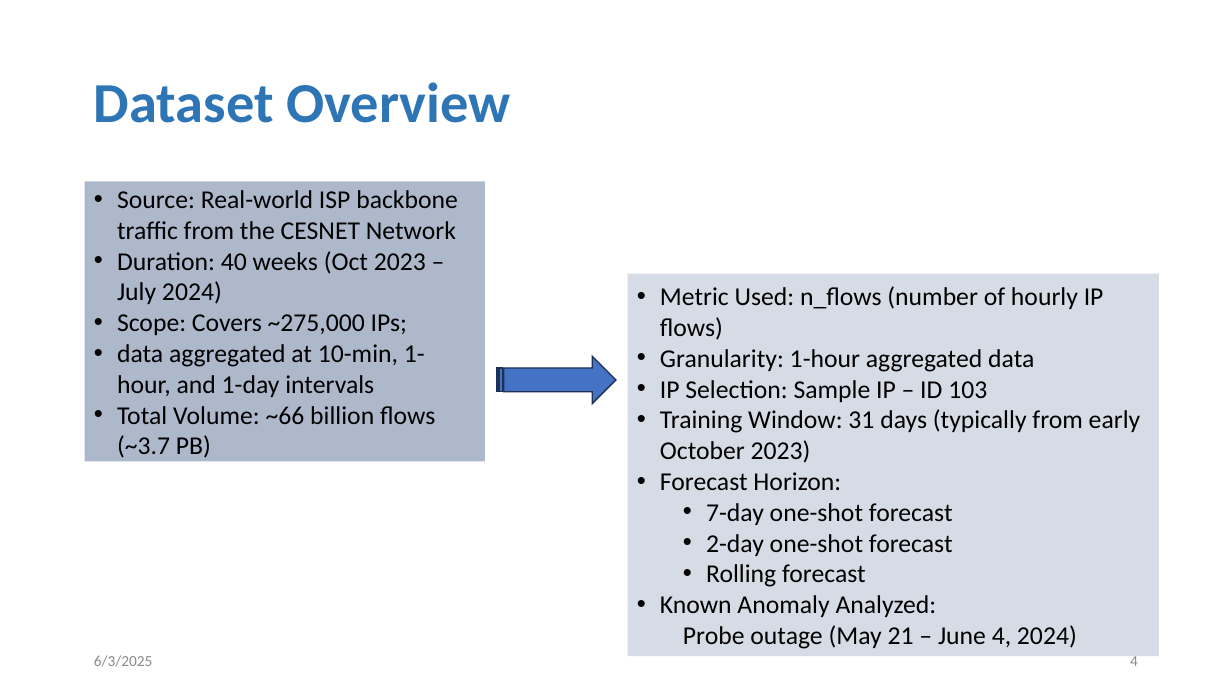
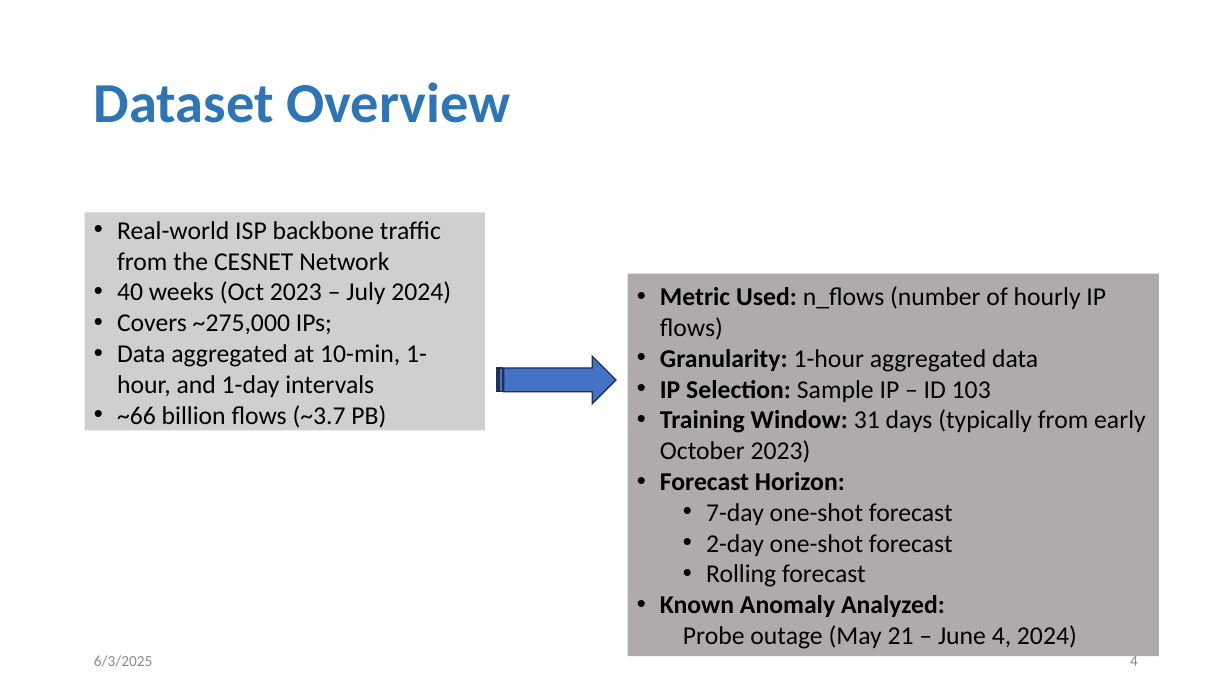
Before and after one commit to tanjilaahmed2/cesnet-anomaly-detection, a slide deck: slide 4 of LBNL Panel Interview_Tanjila.pptm. Drawn at 1232x693 pixels with LibreOffice and Linux fonts; fonts in the diff are those of the drawing. Boxes give left, top, right and bottom in pixels: in the first picture for what was removed or moved away, otherwise in the second. Text is boxed around its words. In the diff, an @@ line names an element or a change of style, - is before the commit and + after.

```diff
--- a/LBNL Panel Interview_Tanjila.pptm
+++ b/LBNL Panel Interview_Tanjila.pptm
@@ text "Real-world ISP backbone traffic from ...": place and size @@
-text "Real-world ISP backbone traffic from ..." at box(85, 177, 485, 466)
+text "Real-world ISP backbone traffic from ..." at box(85, 208, 485, 435)
@@ text "Real-world ISP backbone traffic from ..." at box(85, 208, 485, 435): fill #ADB9CA to #D0CECE @@
@@ text at box(117, 221, 451, 428): text changed @@
-• Source: Real-world ISP backbone traffic from the CESNET Network
-• Duration: 40 weeks (Oct 2023 – July 2024)
-• Scope: Covers ~275,000 IPs;
-• data aggregated at 10-min, 1-hour, and 1-day intervals
-• Total Volume: ~66 billion flows (~3.7 PB)
+• Real-world ISP backbone traffic from the CESNET Network
+• 40 weeks (Oct 2023 – July 2024)
+• Covers ~275,000 IPs;
+• Data aggregated at 10-min, 1-hour, and 1-day intervals
+• ~66 billion flows (~3.7 PB)
@@ rectangle "Metric Used: n_flows (number of ..." at box(628, 274, 1159, 656): fill #D6DCE5 to #AFABAB @@
@@ text in rectangle at box(660, 286, 1146, 617): bold on in "Metric Used:", "Granularity:", "IP Selection:", "Training Window:" and 2 more places @@
```
Also in this commit, not shown: 11 other slides changed, 1 slide removed.
